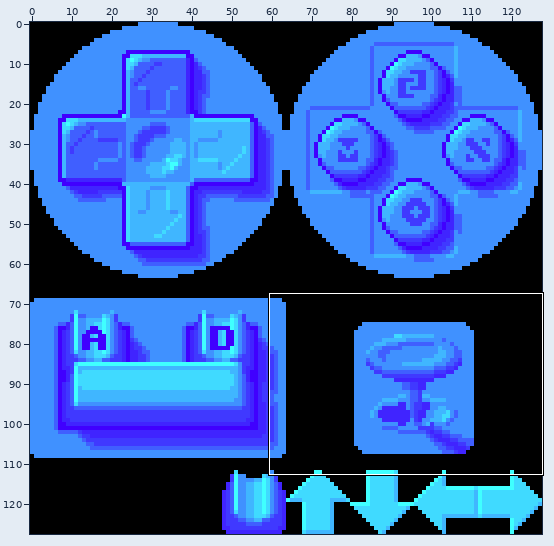
Pixel-art file -- Sprites/d-pad.aseprite. Above: a wide view before the commit, with the close-up outlined.
Close-up. Before the edit:
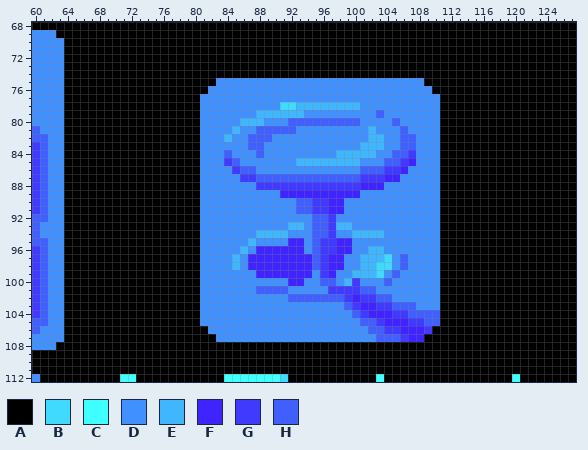
128x128 pixels, 1 frame. Shown: x 60..127, y 68..112.
Palette (. is transparent): A #000000  B #40daff  C #40ffff  D #4091ff  E #40b6ff  F #4024ff  G #4039ff  H #405fff
Pixels before (only the part around the change), first column x 60:
 72 DDDDAAAAAAAAAAAAAAAAAAAAAAAAAAAAAAAAAAAAAAAAAAAAAAAAAAAAAAAAAAAAAAAA
 73 DDDDAAAAAAAAAAAAAAAAAAAAAAAAAAAAAAAAAAAAAAAAAAAAAAAAAAAAAAAAAAAAAAAA
 74 DDDDAAAAAAAAAAAAAAAAAAAAAAAAAAAAAAAAAAAAAAAAAAAAAAAAAAAAAAAAAAAAAAAA
 75 DDDDAAAAAAAAAAAAAAAAAAADDDDDDDDDDDDDDDDDDDDDDDDDDAAAAAAAAAAAAAAAAAAA
 76 DDDDAAAAAAAAAAAAAAAAAADDDDDDDDDDDDDDDDDDDDDDDDDDDDAAAAAAAAAAAAAAAAAA
 77 DDDDAAAAAAAAAAAAAAAAADDDDDDDDDDDDDDDDDDDDDDDDDDDDDDAAAAAAAAAAAAAAAAA
 78 DDDDAAAAAAAAAAAAAAAAADDDDDDDDDDBBEEEEEEEEDDDDDDDDDDAAAAAAAAAAAAAAAAA
 79 DDDDAAAAAAAAAAAAAAAAADDDDDDDEEEEEEDDDDDDDDDHDDDDDDDAAAAAAAAAAAAAAAAA
 80 DDDDAAAAAAAAAAAAAAAAADDDDDEEEDDDHHHHHHHHHDDDDHDDDDDAAAAAAAAAAAAAAAAA
 81 HDDDAAAAAAAAAAAAAAAAADDDDEDDHHHHHDDDDDDDDDEDDDHDDDDAAAAAAAAAAAAAAAAA
 82 HHDDAAAAAAAAAAAAAAAAADDDEDDHHHDDDDDDDDDDDDEEDDHHDDDAAAAAAAAAAAAAAAAA
 83 GHDDAAAAAAAAAAAAAAAAADDDDDDHHDDDDDDDDDDDDEEEDDHHDDDAAAAAAAAAAAAAAAAA
 84 GHDDAAAAAAAAAAAAAAAAADDDHDDDHDDDDDDDDDEEEEEDDHHGDDDAAAAAAAAAAAAAAAAA
 85 GHDDAAAAAAAAAAAAAAAAADDDGHDDDDDDDEEEEEEEEDDDHHGFDDDAAAAAAAAAAAAAAAAA
 86 GHDDAAAAAAAAAAAAAAAAADDDDGHHDDDDDDDDDDDDDHHHGGFDDDDAAAAAAAAAAAAAAAAA
 87 GHDDAAAAAAAAAAAAAAAAADDDDDGGHHHHHHHHHHHHHGGGFFDDDDDAAAAAAAAAAAAAAAAA
 88 GHDDAAAAAAAAAAAAAAAAADDDDDDDGGGGGGGGGGGGGFFFDDDDDDDAAAAAAAAAAAAAAAAA
 89 GHDDAAAAAAAAAAAAAAAAADDDDDDDDDDFFFFFFFFFFDDDDDDDDDDAAAAAAAAAAAAAAAAA
 90 GHDDAAAAAAAAAAAAAAAAADDDDDDDDDDDDHHGGFFDDDDDDDDDDDDAAAAAAAAAAAAAAAAA
 91 GHDDAAAAAAAAAAAAAAAAADDDDDDDDDDDDHHGGFFDDDDDDDDDDDDAAAAAAAAAAAAAAAAA
 92 HHDDAAAAAAAAAAAAAAAAADDDDDDDDDDDDDDHHGDDDDDDDDDDDDDAAAAAAAAAAAAAAAAA
 93 HDDDAAAAAAAAAAAAAAAAADDDDDDDDDDDEEDHHGEEDDDDDDDDDDDAAAAAAAAAAAAAAAAA
 94 HDDDAAAAAAAAAAAAAAAAADDDDDDDEEEEDDDHHGDDEEEEDDDDDDDAAAAAAAAAAAAAAAAA
 95 HHDDAAAAAAAAAAAAAAAAADDDDDDEDDDDFFDHGGFFDDDDDDDDDDDAAAAAAAAAAAAAAAAA
 96 GHDDAAAAAAAAAAAAAAAAADDDDDEDFFFFFFDHGGFFDDEEDDDDDDDAAAAAAAAAAAAAAAAA
 97 GHDDAAAAAAAAAAAAAAAAADDDDEDFFFFFFFFHGFFDDEEEBDHDDDDAAAAAAAAAAAAAAAAA
 98 GHDDAAAAAAAAAAAAAAAAADDDDEDFFFFFFFFHGFFDDEEBBDHDDDDAAAAAAAAAAAAAAAAA
 99 GHDDAAAAAAAAAAAAAAAAADDDDDDDFFFFFFFDGFDDEEEBDHDDDDDAAAAAAAAAAAAAAAAA
100 GHDDAAAAAAAAAAAAAAAAADDDDDDDDDDDFFDDHHDEGDDDHDDDDDDAAAAAAAAAAAAAAAAA
101 GHDDAAAAAAAAAAAAAAAAADDDDDDDHHHHDDDDDGGGGHHDDDDDDDDAAAAAAAAAAAAAAAAA
102 GHDDAAAAAAAAAAAAAAAAADDDDDDDDDDDHHHHHHHGFGGHHDDDDDDAAAAAAAAAAAAAAAAA
103 GHDDAAAAAAAAAAAAAAAAADDDDDDDDDDDDDDDDDDHGFFGGHHHDDDAAAAAAAAAAAAAAAAA
104 GHDDAAAAAAAAAAAAAAAAADDDDDDDDDDDDDDDDDDDHGFFFGGHHHHAAAAAAAAAAAAAAAAA
105 HHDDAAAAAAAAAAAAAAAAADDDDDDDDDDDDDDDDDDDDHHGFFFGGHHAAAAAAAAAAAAAAAAA
106 HDDDAAAAAAAAAAAAAAAAAADDDDDDDDDDDDDDDDDDDDHHGGFFFGAAAAAAAAAAAAAAAAAA
107 DDDDAAAAAAAAAAAAAAAAAAADDDDDDDDDDDDDDDDDDDDHHHGFFAAAAAAAAAAAAAAAAAAA
108 DDDAAAAAAAAAAAAAAAAAAAAAAAAAAAAAAAAAAAAAAAAAAAAAAAAAAAAAAAAAAAAAAAAA
109 AAAAAAAAAAAAAAAAAAAAAAAAAAAAAAAAAAAAAAAAAAAAAAAAAAAAAAAAAAAAAAAAAAAA
110 AAAAAAAAAAAAAAAAAAAAAAAAAAAAAAAAAAAAAAAAAAAAAAAAAAAAAAAAAAAAAAAAAAAA
111 AAAAAAAAAAAAAAAAAAAAAAAAAAAAAAAAAAAAAAAAAAAAAAAAAAAAAAAAAAAAAAAAAAAA
112 DAAAAAAAAAACCAAAAAAAAAAACCCCCCCBAAAAAAAAAAACAAAAAAAAAAAAAAAACAAAAAAA
And afterwards:
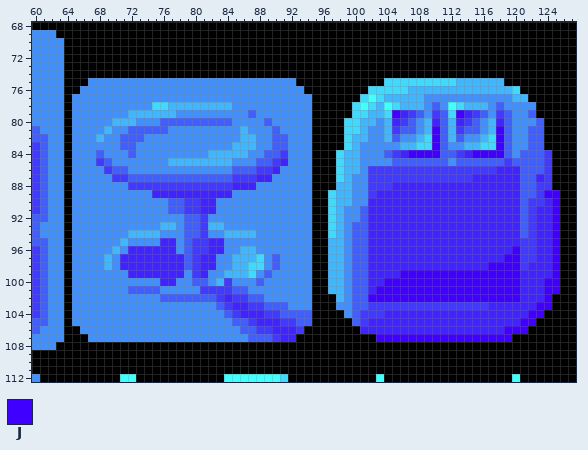
Colours new in this view: J #4000ff
Edits made:
Changed rows in their new state; - is an unchanged pixel.
first column x 65:
 75 --DDDDDDDDDDDDDDDD----------AAAAAAAAAAABBBBBBBBBEEEEEE-------
 76 -DDDDDDDDDDDDDDDD------------AAAAAAAABBBBBEEEEEEEEEEEEEB-----
 77 DDDDDDDDDDDDDDDD--------------AAAAAABCBEEEEE--DDDDDDDDDEE----
 78 DDDDDDDDDDBBEEEEEEEE------DDDDAAAAABCBECBEEE-HDCBEEEDHDDDD---
 79 DDDDDDDEEEEEEDDD------HDDDDDD-AAAAABBEEBJFGH-GHBJFGHDGHDDH---
 80 DDDDDEEEDDDHHHHHHHHH-DDDH--DDDAAAABBEE-EFGH-EFHEFGHDEFHDDDH--
 81 DDDDEDDHHHHHDDDD----DE-DD-DD--AAAABBED-EG-H-EJHEGHHDEJHDDHH--
 82 DDDEDDHHHDDDDDDD---D-EEDDHH---AAAABEEDDEHDDEBJHEHDDEBJHDDHH--
 83 DDDDDDHHDDDDDDDD----EEED-HH---AAAABEDDD--EEBBJHDDEEBBJHDDHH--
 84 DDDHDDDHDDDDDDDD-EEEEE-DHHG---AAAB--DD-HGFJJJJHHGFJJJJHDHHHG-
 85 DDDGHDDDDDDDEEEEEEEED--HHGF-DDAAAB-----D-HHHHHHDHHHHHHGHHHHG-
 86 DDDDGHHDDDDDDDDD----H--GGF----AAABEEDGG--GGGGGGGGGGGGFFFHHHG-
 87 DDDDDGGHHHHHHHHHHHHHG--FFDDDDDAAABEDD--GGGGGGGGGGGFFFFFFHHFG-
 88 DDDDDDDGGGGGGGGGGGGGFFFDDDDDDDAAAEEDDGGGFFFFFFFFFFFFFFFFHHGG-
 89 DDDDDDDDDDFFFFFFFFFF------DDDDAABEED-GFFFFFFFFFFFFFFFFFFHHGJJ
 90 DDDDDDDDDDDDHHGGFF----------DDAABEE--FFFFFFFFFFFFFFFFFFFHGGFJ
 91 DDDDDDDDDDDDHHGGFF----------DDAABE--HFFFFFFFFFFFFFFFFFFFHGFFJ
 92 DDDDDDDDDDDDDDHHG-------------AABE--HFFFFFFFFFFFFFFFFFFFHGFFJ
 93 DDDDDDDDDDDEEDHHGEE--------DD-AAB-DHHFFFFFFFFFFFFFFFFFFFHGFFJ
 94 DDDDDDDEEEEDDDHHG--EEEEDDDD---AABE-HHFFFFFFFFFFFFFFFFFFFHGFFJ
 95 DDDDDDEDDDDFFDHGGFF---D----DD-AAEEDHHFFFFFFFFFFFFFFFFFFFGGFFJ
 96 DDDDDEDFFFFFFDHGGFF---EDDDDDD-AAEEDHHFFFFFFFFFFFFFFFFFFJGGFFJ
 97 DDDDEDFFFFFFFFHGFF---EEBDHDDDDAAEE-HHFFFFFFFFFFFFFFFFFJJGGFFJ
 98 DDDDEDFFFFFFFFHGFF---EBBDHDDDDAAEE-HHFFFFFFFFFFFFFFFJJJJGFFFJ
 99 DDDDDDDFFFFFFFDGF--EEEBDHDDDDDAAEE-HHFFFFJJJJJJJJJJJJJJJFFFFJ
100 DDDDDDDDDDDFFDDHH-EG---H---DD-AAEEDHHFFJJJJJJJJJJJJJJJJJFFFJJ
101 DDDDDDDHHHHDDDDDGGGGHH-DDDD---AAEEDH-FJJJJJJJJJJJJJJJJJJFFFJJ
102 DDDDDDDDDDDHHHHHHHGFGGHH---DDDAAAEDHHJJJJJJJJJJJJJJJJJJJFFFJ-
103 DDDDDDDDDDDDDDDD--HGFFGGHHH---AAA-DHHG--GGGGGGGGGGGGFFFFFFJJ-
104 DDDDDDDDDDDDDDDD---HGFFFGGHHHHAAAA---GG-FFFFFFFFFFFFFFFFFJJ--
105 DDDDDDDDDDDDDDDD----HHGFFFGGHHAAAAAHGFF---FFFFFFFFFFFFFFJJ---
106 -DDDDDDDDDDDDDDDD----HHGGFFFGAAAAAAAFFFFF---FFFFFFFFFFJJJ----
107 --DDDDDDDDDDDDDDDD----HHHGFFAAAAAAAAAAJJJJJJJJJJJJJJJJJ------
